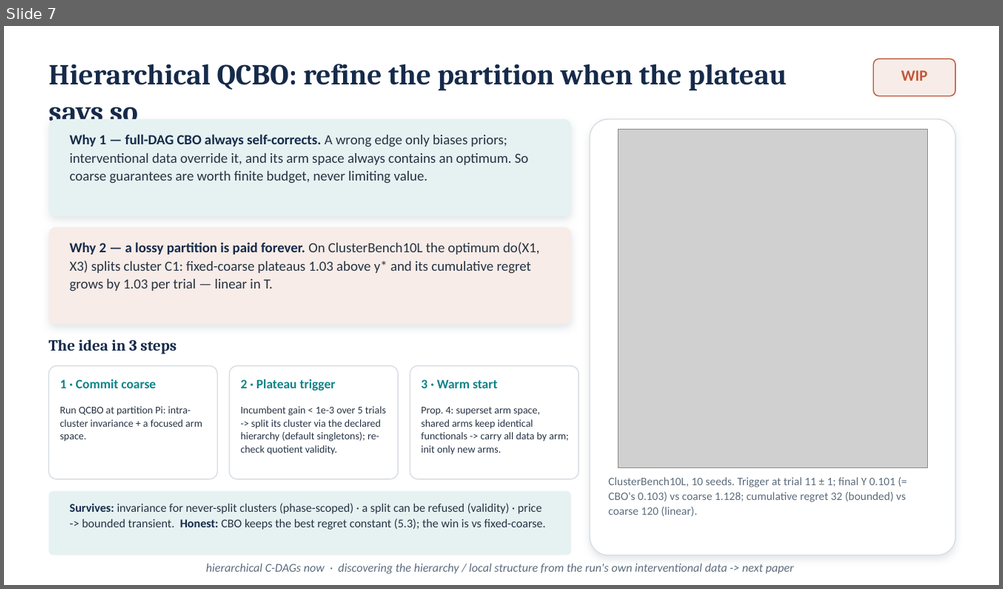
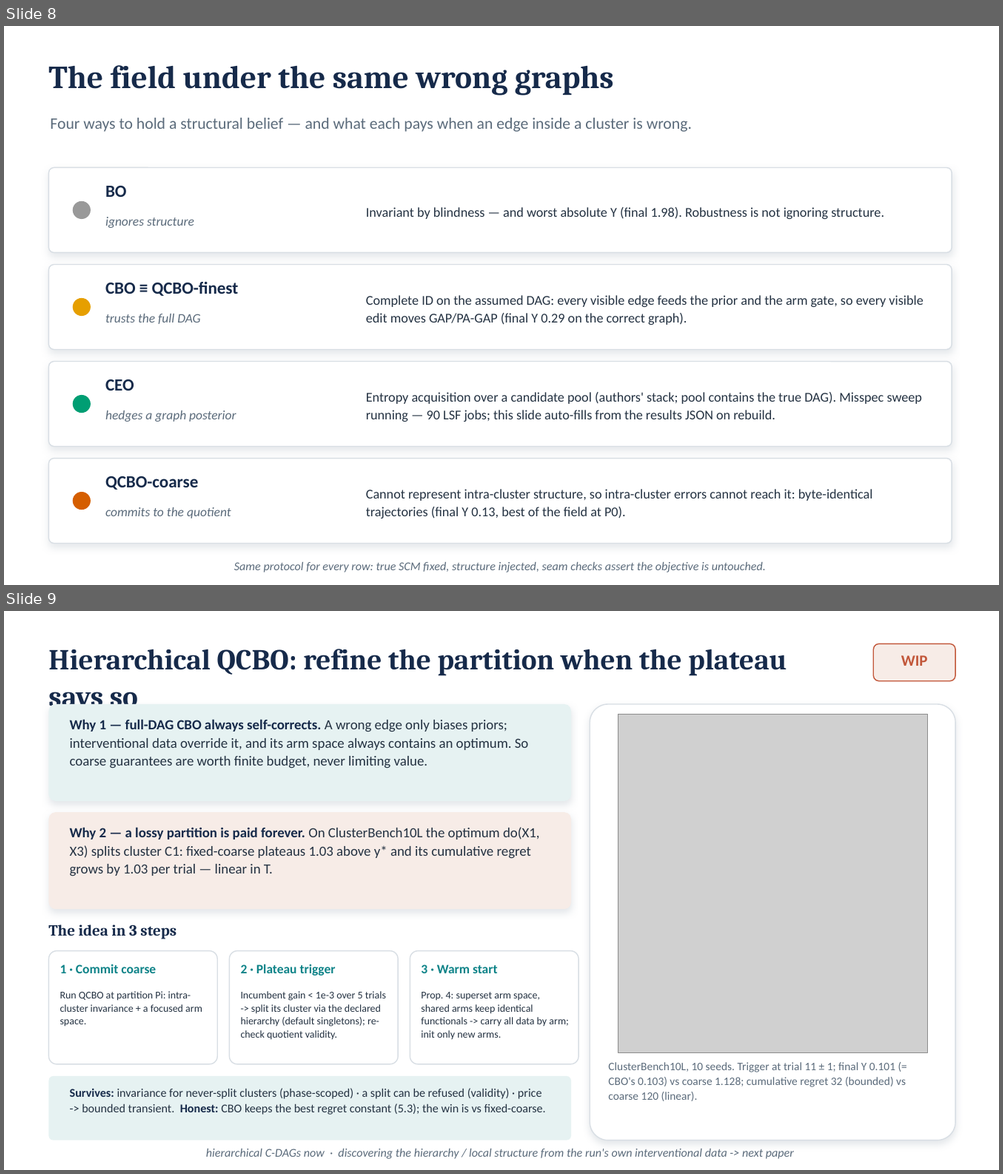
Before and after one commit to fmfsa/ccbo, a slide deck: slides/GAP_PA-GAP_explainer.pptx. Shown one above the other, each under a label of ours: slide 7 before the commit, slides 8 and 9 after it. The pictures are 1003x589 and 1003x1174 pixels, drawn with LibreOffice and Linux fonts; fonts in the diff are those of the drawing; grey boxes stand for pictures. Boxes give left, top, right and bottom in pixels: in the first picture for what was removed or moved away, otherwise in the second. Text is boxed around its words. In the diff, an @@ line names an element or a change of style, - is before the commit and + after.

```diff
--- a/slides/GAP_PA-GAP_explainer.pptx
+++ b/slides/GAP_PA-GAP_explainer.pptx
@@ slide 8 added at (x1=4, y1=26, x2=999, y2=585), background #FFFFFF @@
@@ text added at (x1=48, y1=65, x2=614, y2=96), 31 pt, text #162A4A, bold @@
+The field under the same wrong graphs
@@ text added at (x1=50, y1=118, x2=691, y2=132), 15.5 pt, text #5B6B7B @@
+Four ways to hold a structural belief — and what each pays when an edge inside a cluster is wrong.
@@ rounded rectangle added at (x1=48, y1=168, x2=951, y2=253), fill #FFFFFF, outline #D8DEE4 1 pt @@
@@ ellipse added at (x1=73, y1=201, x2=91, y2=219), fill #999999 @@
@@ text added at (x1=105, y1=186, x2=127, y2=197), 16.5 pt, text #162A4A, bold @@
+BO
@@ text added at (x1=105, y1=217, x2=194, y2=228), 12.5 pt, text #5B6B7B, italic @@
+ignores structure
@@ text added at (x1=366, y1=207, x2=884, y2=219), 13 pt, text #243242 @@
+Invariant by blindness — and worst absolute Y (final 1.98). Robustness is not ignoring structure.
@@ rounded rectangle added at (x1=48, y1=265, x2=951, y2=350), fill #FFFFFF, outline #D8DEE4 1 pt @@
@@ text added at (x1=105, y1=281, x2=239, y2=296), 16.5 pt, text #162A4A, bold @@
+CBO ≡ QCBO-finest
@@ ellipse added at (x1=73, y1=298, x2=91, y2=316), fill #E69F00 @@
@@ text added at (x1=105, y1=314, x2=200, y2=324), 12.5 pt, text #5B6B7B, italic @@
+trusts the full DAG
@@ text added at (x1=366, y1=295, x2=922, y2=325), 13 pt, text #243242 @@
+Complete ID on the assumed DAG: every visible edge feeds the prior and the arm gate, so every visible edit moves GAP/PA-GAP (final Y 0.29 on the correct graph).
@@ rounded rectangle added at (x1=48, y1=362, x2=951, y2=447), fill #FFFFFF, outline #D8DEE4 1 pt @@
@@ text added at (x1=105, y1=380, x2=134, y2=391), 16.5 pt, text #162A4A, bold @@
+CEO
@@ ellipse added at (x1=73, y1=395, x2=91, y2=413), fill #009E73 @@
@@ text added at (x1=366, y1=392, x2=922, y2=422), 13 pt, text #243242 @@
+Entropy acquisition over a candidate pool (authors' stack; pool contains the true DAG). Misspec sweep running — 90 LSF jobs; this slide auto-fills from the results JSON on rebuild.
@@ text added at (x1=105, y1=411, x2=236, y2=422), 12.5 pt, text #5B6B7B, italic @@
+hedges a graph posterior
@@ rounded rectangle added at (x1=48, y1=459, x2=951, y2=544), fill #FFFFFF, outline #D8DEE4 1 pt @@
@@ text added at (x1=105, y1=477, x2=198, y2=490), 16.5 pt, text #162A4A, bold @@
+QCBO-coarse
@@ text added at (x1=366, y1=489, x2=873, y2=519), 13 pt, text #243242 @@
+Cannot represent intra-cluster structure, so intra-cluster errors cannot reach it: byte-identical trajectories (final Y 0.13, best of the field at P0).
@@ ellipse added at (x1=73, y1=492, x2=91, y2=510), fill #D55E00 @@
@@ text added at (x1=105, y1=508, x2=231, y2=519), 12.5 pt, text #5B6B7B, italic @@
+commits to the quotient
@@ text added at (x1=234, y1=562, x2=765, y2=573), 11.5 pt, text #5B6B7B, italic @@
+Same protocol for every row: true SCM fixed, structure injected, seam checks assert the objective is untouched.
@@ what was slide 7 is now slide 9 @@
```
Also in this commit, not shown: 1 other slide added, 1 other file.
